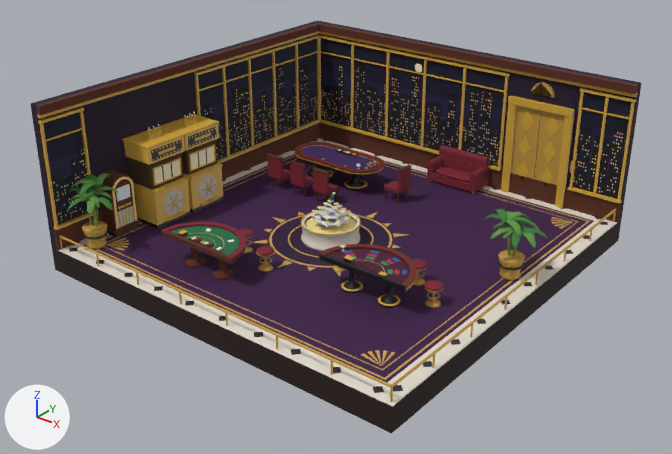
One commit to the glTF model client/public/models/casino_vip.glb: the scene before it, then after it.
One viewpoint serves both versions: a camera (50 mm lens) standing at (33.73, 4.72, 10.17) and looking at (21.14, 20.45, 0.42). The axes (+X, +Y, +Z) are drawn at lower left. The lights are the same throughout. The picture after the commit comes second. Vertices at exactly the same position are counted once.

The first picture shows 'Casino_VipStatic' and 1 more.
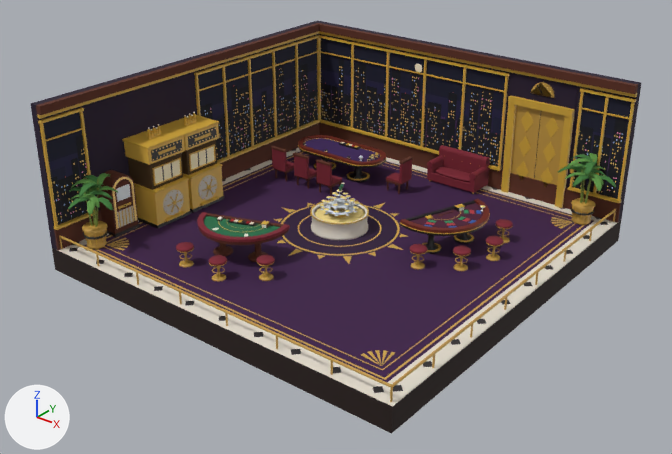
What differs and where, as boxes (x1, y1, x2, y2) in the pictures (672 x 454 px; the box of a moved part takes in the faces that stretch with it):
```json
{"part": 1, "of": "me_casino_vipstaticmesh", "change": "moved or reshaped", "before": [295, 142, 384, 176], "after": [298, 135, 386, 168]}
{"part": 2, "of": "me_casino_vipstaticmesh", "change": "moved or reshaped", "before": [271, 176, 290, 181], "after": [275, 168, 294, 173]}
{"part": 3, "of": "me_casino_vipstaticmesh", "change": "moved or reshaped", "before": [283, 169, 290, 179], "after": [287, 161, 294, 170]}
{"part": 4, "of": "me_casino_vipstaticmesh", "change": "moved or reshaped", "before": [268, 157, 283, 180], "after": [272, 149, 287, 172]}
{"part": 5, "of": "me_casino_vipstaticmesh", "change": "moved or reshaped", "before": [267, 153, 283, 160], "after": [271, 146, 287, 152]}
{"part": 6, "of": "me_casino_vipstaticmesh", "change": "moved or reshaped", "before": [292, 183, 313, 189], "after": [297, 174, 317, 180]}
{"part": 7, "of": "me_casino_vipstaticmesh", "change": "moved or reshaped", "before": [305, 176, 313, 186], "after": [309, 168, 317, 178]}
{"part": 8, "of": "me_casino_vipstaticmesh", "change": "moved or reshaped", "before": [290, 163, 305, 187], "after": [294, 155, 309, 179]}
{"part": 9, "of": "me_casino_vipstaticmesh", "change": "moved or reshaped", "before": [289, 160, 306, 167], "after": [293, 152, 309, 159]}
{"part": 10, "of": "me_casino_vipstaticmesh", "change": "moved or reshaped", "before": [315, 189, 339, 196], "after": [319, 180, 342, 188]}
{"part": 11, "of": "me_casino_vipstaticmesh", "change": "moved or reshaped", "before": [329, 183, 339, 193], "after": [332, 175, 342, 185]}
{"part": 12, "of": "me_casino_vipstaticmesh", "change": "moved or reshaped", "before": [162, 149, 547, 308], "after": [176, 142, 616, 282]}
```

Scene script edits in JSON lines:
```json
{"block": "me_casino_vipstaticmesh", "where": "# used by ob_casino_vipstatic; location = (0.0, 0.0, 0.0)"}
{"op": "remove", "block": "me_casino_vipstaticmesh", "code": "me_casino_vipstaticmesh.from_pydata(...)  # 25586 vertices, 44636 faces; spans x 16.0..26.0, y 16.0..26.0, z -0.6..3.6"}
{"op": "add", "block": "me_casino_vipstaticmesh", "code": "me_casino_vipstaticmesh.from_pydata(...)  # 25586 vertices, 44636 faces; spans x 16.0..26.02, y 16.0..26.03, z -0.6..3.6"}
{"block": "me_casino_vipstaticmesh", "change": "me_casino_vipstaticmesh part 1: the loose piece of 378 vertices spanning x 17.4..20.2, y 22.88..24.12, z 0.6..0.73 is moved by (-0.3, 0.5, 0.0)"}
{"block": "me_casino_vipstaticmesh", "change": "me_casino_vipstaticmesh part 2: the loose piece of 8 vertices spanning x 17.57..18.03, y 22.02..22.48, z 0.26..0.32 is moved by (-0.3, 0.5, 0.0)"}
{"block": "me_casino_vipstaticmesh", "change": "me_casino_vipstaticmesh part 3: the loose piece of 8 vertices spanning x 17.58..18.02, y 22.03..22.49, z 0.32..0.38 is moved by (-0.3, 0.5, 0.0)"}
{"block": "me_casino_vipstaticmesh", "change": "me_casino_vipstaticmesh part 4: the loose piece of 8 vertices spanning x 17.57..18.03, y 21.96..22.04, z 0.32..0.9 is moved by (-0.3, 0.5, 0.0)"}
{"block": "me_casino_vipstaticmesh", "change": "me_casino_vipstaticmesh part 5: the loose piece of 8 vertices spanning x 17.55..18.05, y 21.95..22.05, z 0.9..0.95 is moved by (-0.3, 0.5, 0.0)"}
{"block": "me_casino_vipstaticmesh", "change": "me_casino_vipstaticmesh part 6: the loose piece of 8 vertices spanning x 18.37..18.83, y 22.02..22.48, z 0.26..0.32 is moved by (-0.3, 0.5, 0.0)"}
{"block": "me_casino_vipstaticmesh", "change": "me_casino_vipstaticmesh part 7: the loose piece of 8 vertices spanning x 18.38..18.82, y 22.03..22.49, z 0.32..0.38 is moved by (-0.3, 0.5, 0.0)"}
{"block": "me_casino_vipstaticmesh", "change": "me_casino_vipstaticmesh part 8: the loose piece of 8 vertices spanning x 18.37..18.83, y 21.96..22.04, z 0.32..0.9 is moved by (-0.3, 0.5, 0.0)"}
{"block": "me_casino_vipstaticmesh", "change": "me_casino_vipstaticmesh part 9: the loose piece of 8 vertices spanning x 18.35..18.85, y 21.95..22.05, z 0.9..0.95 is moved by (-0.3, 0.5, 0.0)"}
{"block": "me_casino_vipstaticmesh", "change": "me_casino_vipstaticmesh part 10: the loose piece of 8 vertices spanning x 19.17..19.63, y 22.02..22.48, z 0.26..0.32 is moved by (-0.3, 0.5, 0.0)"}
{"block": "me_casino_vipstaticmesh", "change": "me_casino_vipstaticmesh part 11: the loose piece of 8 vertices spanning x 19.18..19.62, y 22.03..22.49, z 0.32..0.38 is moved by (-0.3, 0.5, 0.0)"}
{"block": "me_casino_vipstaticmesh", "change": "me_casino_vipstaticmesh part 12: 9403 of 25586 vertices moved; they spanned x 17.4..26.0, y 17.23..24.13, z 0.0..1.51 and now span x 17.09..26.02, y 17.22..26.03, z 0.0..1.67; mean shift (0.0, 1.24, 0.01); largest move (22.12, 18.6, 0.7) -> (23.36, 23.3, 0.7)"}
{"block": "me_casino_vipstaticmesh", "change": "other edits to the shape of me_casino_vipstaticmesh do not show in these pictures"}
```
